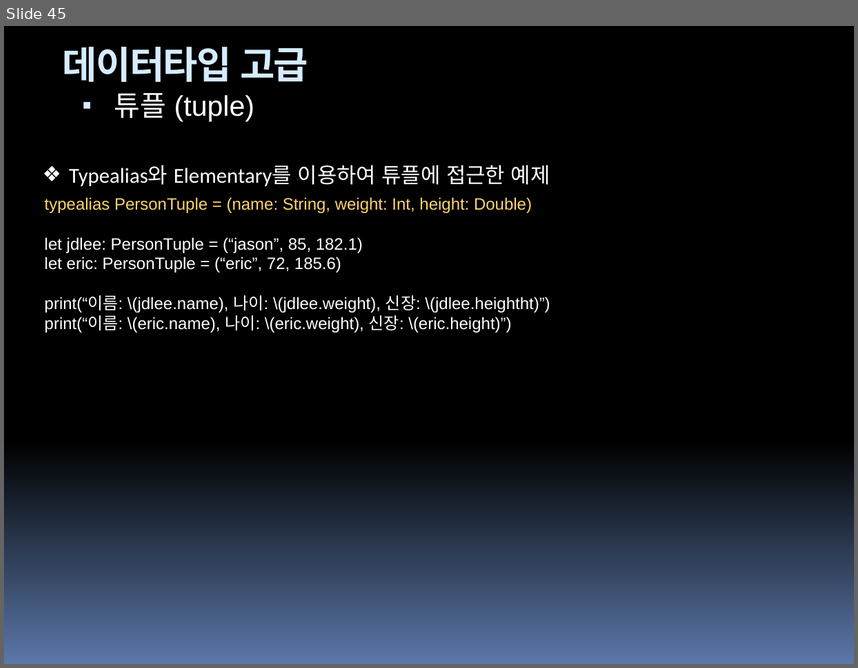
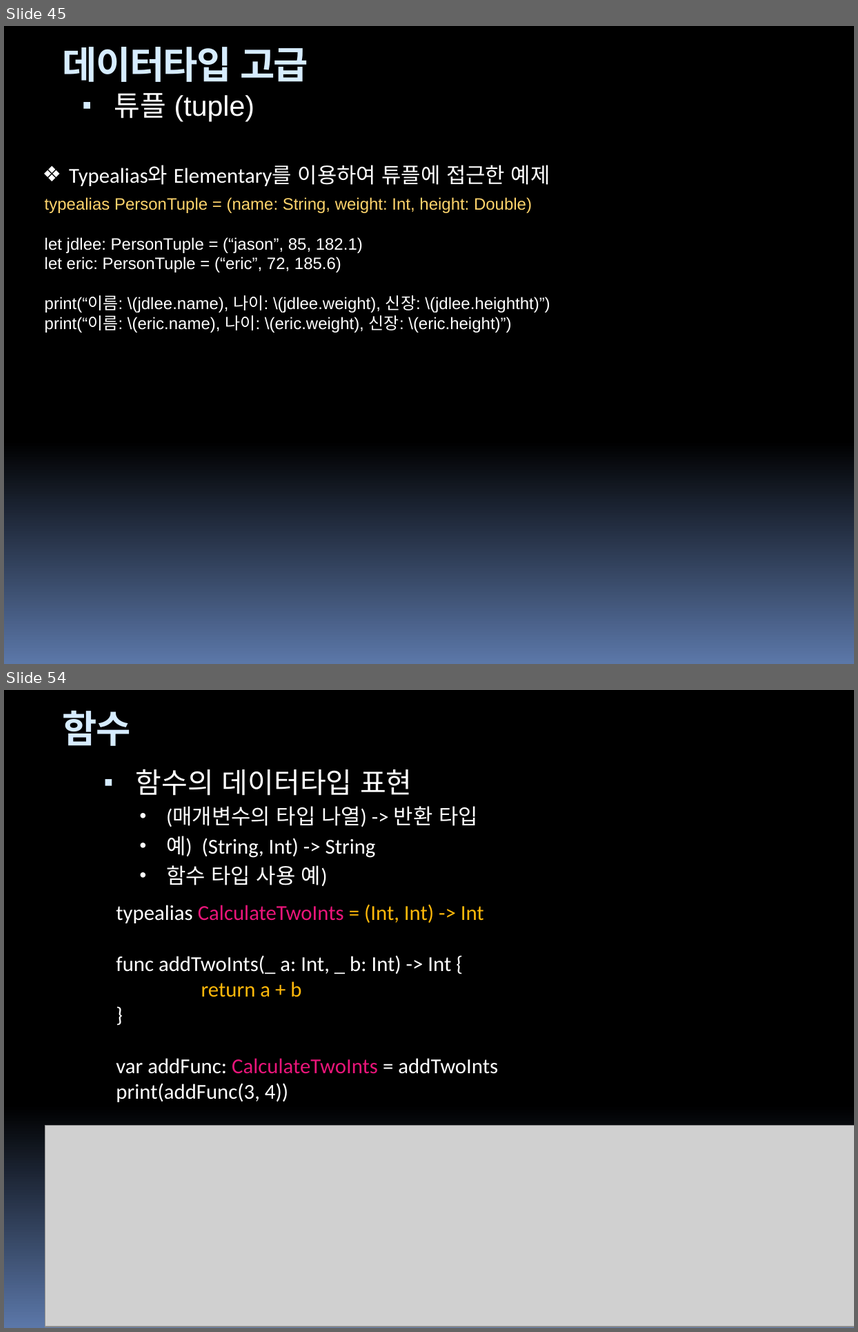
Before and after one commit to hounga13/helloSwift, a slide deck: Swift세미나자료.pptx. Shown one above the other, each under a label of ours: slide 45 before the commit, slides 45 and 54 after it; the slides between them are not shown. The pictures are 858x668 and 858x1332 pixels, drawn with LibreOffice and Linux fonts; fonts in the diff are those of the drawing; grey boxes stand for pictures. Boxes give left, top, right and bottom in pixels: in the first picture for what was removed or moved away, otherwise in the second. Text is boxed around its words. In the diff, an @@ line names an element or a change of style, - is before the commit and + after.

```diff
--- a/Swift세미나자료.pptx
+++ b/Swift세미나자료.pptx
@@ slide 54 added at (4, 690, 854, 1328), background gradient #000000 to #5B77A8 @@
@@ title added at (63, 710, 131, 746), 32 pt, text #D6ECFF, bold @@
+함수
@@ rectangle added at (25, 753, 25, 787), fill #000000 @@
@@ rectangle added at (27, 753, 27, 787), fill #000000 @@
@@ rectangle added at (29, 753, 31, 787), fill #000000 @@
@@ rectangle added at (33, 753, 37, 787), fill #000000 @@
@@ text added at (136, 769, 478, 886), 18 pt, text #FFFFFF @@
+▪ 함수의 데이터타입 표현
+  • (매개변수의 타입 나열) -> 반환 타입
+  • 예) (String, Int) -> String
+  • 함수 타입 사용 예)
@@ text added at (116, 904, 498, 1102), 18 pt, text #FFFFFF @@
+typealias CalculateTwoInts = (Int, Int) -> Int
+func addTwoInts(_ a: Int, _ b: Int) -> Int {
+return a + b
+}
+var addFunc: CalculateTwoInts = addTwoInts
+print(addFunc(3, 4))
@@ picture added at (45, 1125, 854, 1326) @@
```
Also in this commit, not shown: 32 slides changed, 11 other slides added, 1 other file.
